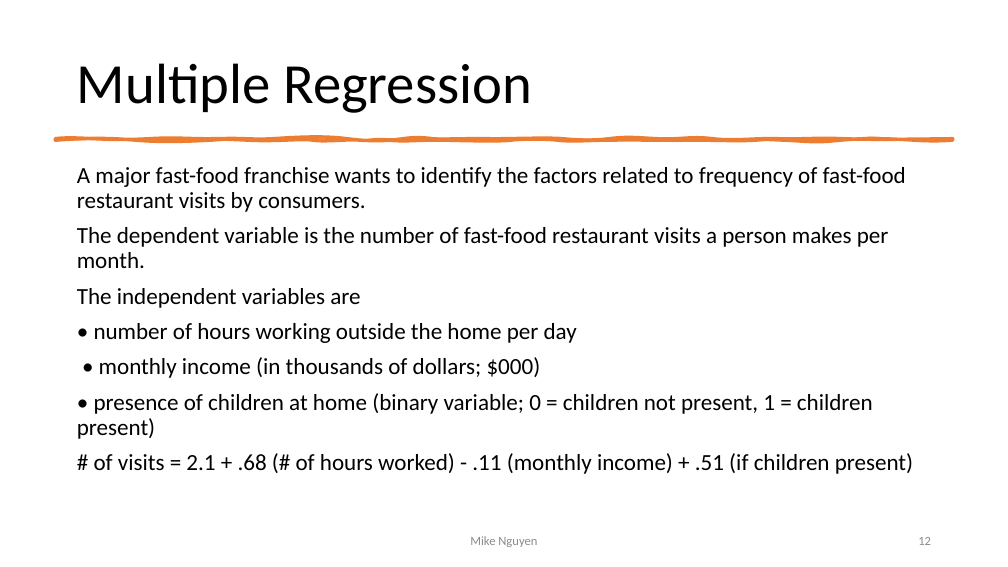
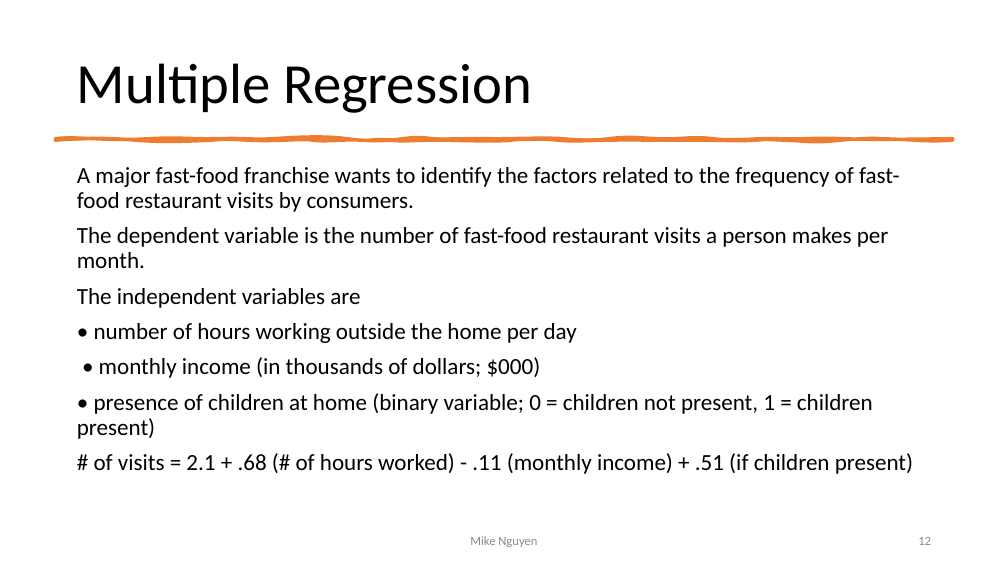
Before and after one commit to mikenguyen13/mar4050_S22, a slide deck: slide 12 of lectures/12/1_multiple_regression.pptx. Drawn at 1008x567 pixels with LibreOffice and Linux fonts; fonts in the diff are those of the drawing. Boxes give left, top, right and bottom in pixels: in the first picture for what was removed or moved away, otherwise in the second. Text is boxed around its words. In the diff, an @@ line names an element or a change of style, - is before the commit and + after.

```diff
--- a/lectures/12/1_multiple_regression.pptx
+++ b/lectures/12/1_multiple_regression.pptx
@@ text at (x1=77, y1=167, x2=899, y2=212): text changed @@
-A major fast-food franchise wants to identify the factors related to frequency of fast-food restaurant visits by consumers.
+A major fast-food franchise wants to identify the factors related to the frequency of fast-food restaurant visits by consumers.
```
Also in this commit, not shown: 1 other slide changed.
